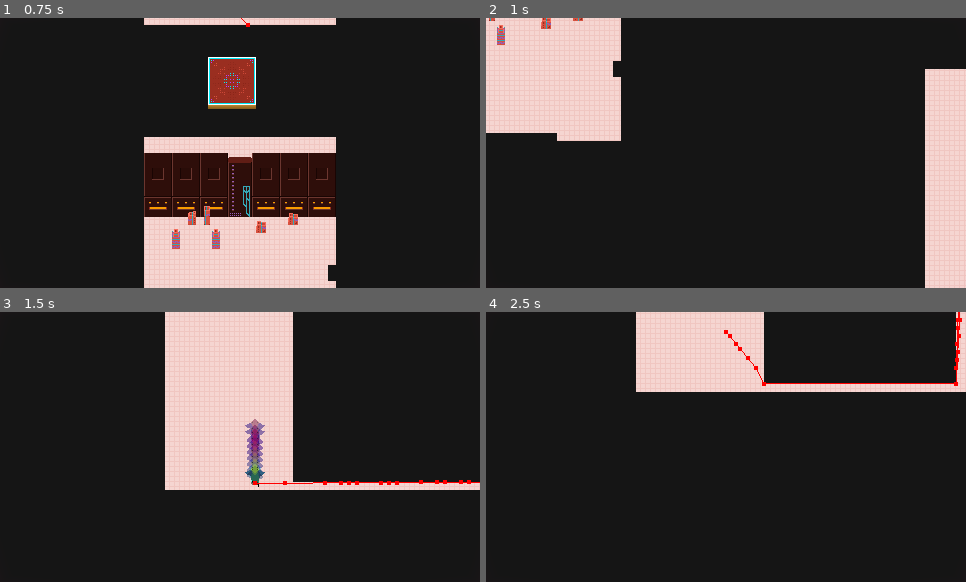
Above: before the commit, frames 1-4 (two rows, left to right).
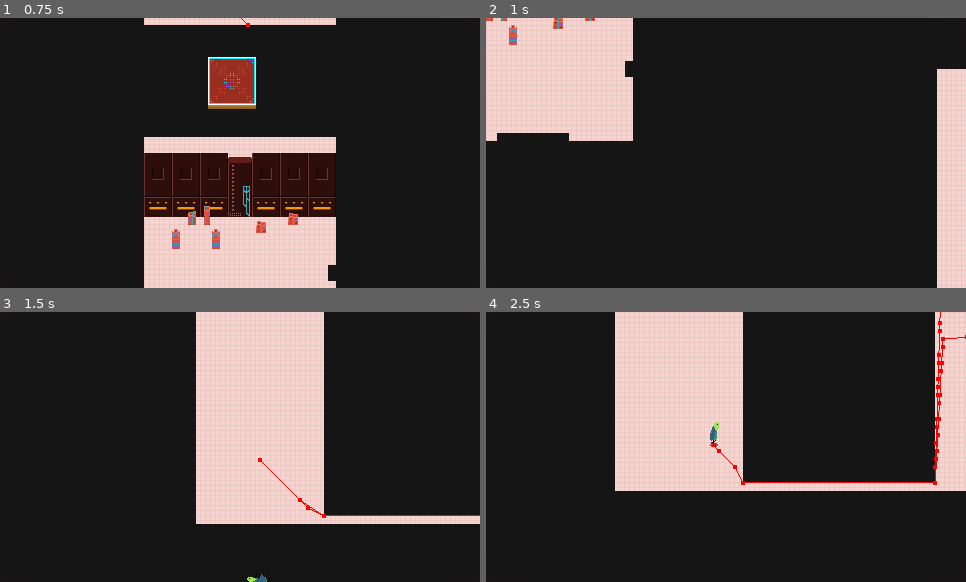
Above: after the commit, the same moments.

Repository: ehj37/Lizard-Mini
Game: Godot game, scene res://scenes/levels/level2.tscn
Same seed, same stepped clock (60 frames per second), same inputs: the game is played once before the commit and once after it. Sound files missing from this copy of the repository are replaced by a short silence.
Inputs (mouse positions are in pixels of both pictures, inside the frame that each line leads up to):
- Up to frame 1 (0.75 s): move the mouse to (345, 139) at 0.52 s; press the mouse at (345, 139) at 0.53 s; hold Right (move_right) from 0.53 s (still down)
- Up to frame 2 (1 s): keep holding Right (move_right)
- Up to frame 3 (1.5 s): move the mouse to (144, 460) at 1.27 s; release Right (move_right) at 1.28 s; release the mouse at (144, 460) at 1.28 s; hold Down (move_down) from 1.28 s (still down); tap Space (dash) at 1.35 s
- Up to frame 4 (2.5 s): move the mouse to (774, 387) at 2.02 s; release Down (move_down) at 2.03 s; hold Right (move_right) from 2.03 s (still down); hold E (interact) from 2.03 s (still down)

Frame 1 is identical in both runs. In frame 2, 3.8% of the frame differs, in the area x 0-94%, y 0-100%; in frame 3, 15%; in frame 4, 19%, in the area x 26-100%, y 0-67%.

Commit message:
Snap Corvid animations to 60 FPS

Diff:
--- a/scenes/enemies/corvid/corvid.tscn
+++ b/scenes/enemies/corvid/corvid.tscn
@@ -80,36 +80,38 @@
 }
 
 [sub_resource type="Animation" id="Animation_s24oj"]
-length = 0.6
-tracks/0/type = "value"
-tracks/0/imported = false
-tracks/0/enabled = true
-tracks/0/path = NodePath("Sprite2D:frame")
-tracks/0/interp = 1
-tracks/0/loop_wrap = false
-tracks/0/keys = {
-"times": PackedFloat32Array(0, 0.075, 0.2, 0.3, 0.4),
-"transitions": PackedFloat32Array(1, 1, 1, 1, 1),
-"update": 1,
-"values": [5, 6, 7, 8, 9]
-}
-tracks/1/type = "method"
-tracks/1/imported = false
-tracks/1/enabled = true
-tracks/1/path = NodePath("CorvidStateMachine/Alerted")
-tracks/1/interp = 1
-tracks/1/loop_wrap = true
-tracks/1/keys = {
-"times": PackedFloat32Array(0.3),
+length = 0.6166667
+step = 0.016666668
+tracks/0/type = "method"
+tracks/0/imported = false
+tracks/0/enabled = true
+tracks/0/path = NodePath("CorvidStateMachine/Alerted")
+tracks/0/interp = 1
+tracks/0/loop_wrap = true
+tracks/0/keys = {
+"times": PackedFloat32Array(0.31666666),
 "transitions": PackedFloat32Array(1),
 "values": [{
 "args": [],
 "method": &"_set_alerted"
 }]
 }
+tracks/1/type = "value"
+tracks/1/imported = false
+tracks/1/enabled = true
+tracks/1/path = NodePath("Sprite2D:frame")
+tracks/1/interp = 1
+tracks/1/loop_wrap = false
+tracks/1/keys = {
+"times": PackedFloat32Array(0, 0.083333336, 0.21666667, 0.31666666, 0.41666666),
+"transitions": PackedFloat32Array(1, 1, 1, 1, 1),
+"update": 1,
+"values": [5, 6, 7, 8, 9]
+}
 
 [sub_resource type="Animation" id="Animation_u04mt"]
-length = 0.35
+length = 0.31666666
+step = 0.016666668
 tracks/0/type = "value"
 tracks/0/imported = false
 tracks/0/enabled = true
@@ -117,7 +119,7 @@
 tracks/0/interp = 1
 tracks/0/loop_wrap = true
 tracks/0/keys = {
-"times": PackedFloat32Array(0, 0.15),
+"times": PackedFloat32Array(0, 0.13333334),
 "transitions": PackedFloat32Array(1, 1),
 "update": 1,
 "values": [false, true]
@@ -129,7 +131,7 @@
 tracks/1/interp = 1
 tracks/1/loop_wrap = false
 tracks/1/keys = {
-"times": PackedFloat32Array(0, 0.075, 0.15, 0.2, 0.275),
+"times": PackedFloat32Array(0, 0.06666667, 0.13333334, 0.18333334, 0.25),
 "transitions": PackedFloat32Array(1, 1, 1, 1, 1),
 "update": 1,
 "values": [18, 19, 20, 21, 22]
@@ -152,7 +154,7 @@
 
 [sub_resource type="Animation" id="Animation_cc55l"]
 resource_name = "fall"
-length = 0.751
+length = 0.80104166
 tracks/0/type = "value"
 tracks/0/imported = false
 tracks/0/enabled = true
@@ -160,7 +162,7 @@
 tracks/0/interp = 1
 tracks/0/loop_wrap = true
 tracks/0/keys = {
-"times": PackedFloat32Array(0, 0.75),
+"times": PackedFloat32Array(0, 0.8),
 "transitions": PackedFloat32Array(2, 1),
 "update": 0,
 "values": [Vector2(0, -16), Vector2(0, 236)]
@@ -184,14 +186,14 @@
 tracks/2/interp = 1
 tracks/2/loop_wrap = false
 tracks/2/keys = {
-"times": PackedFloat32Array(0, 0.25, 0.5, 0.75),
+"times": PackedFloat32Array(0, 0.26666668, 0.53333336, 0.8),
 "transitions": PackedFloat32Array(1, 1, 1, 1),
 "update": 1,
 "values": [23, 24, 25, 26]
 }
 
 [sub_resource type="Animation" id="Animation_1fnqe"]
-length = 0.625
+length = 0.5833333
 loop_mode = 1
 tracks/0/type = "value"
 tracks/0/imported = false
@@ -200,7 +202,7 @@
 tracks/0/interp = 1
 tracks/0/loop_wrap = false
 tracks/0/keys = {
-"times": PackedFloat32Array(0, 0.175, 0.275, 0.425, 0.525),
+"times": PackedFloat32Array(0, 0.18333334, 0.28333333, 0.38333333, 0.48333332),
 "transitions": PackedFloat32Array(1, 1, 1, 1, 1),
 "update": 1,
 "values": [0, 1, 2, 3, 4]
@@ -222,7 +224,7 @@
 }
 
 [sub_resource type="Animation" id="Animation_sfiqa"]
-length = 0.45
+length = 0.5
 tracks/0/type = "value"
 tracks/0/imported = false
 tracks/0/enabled = true
@@ -230,7 +232,7 @@
 tracks/0/interp = 1
 tracks/0/loop_wrap = false
 tracks/0/keys = {
-"times": PackedFloat32Array(0, 0.075, 0.15, 0.225, 0.3, 0.375),
+"times": PackedFloat32Array(0, 0.083333336, 0.16666667, 0.25, 0.33333334, 0.41666666),
 "transitions": PackedFloat32Array(1, 1, 1, 1, 1, 1),
 "update": 1,
 "values": [10, 11, 12, 13, 14, 15]
@@ -417,19 +419,20 @@
 [node name="Sprite2D" type="Sprite2D" parent="." unique_id=1947576641]
 texture_filter = 1
 material = SubResource("ShaderMaterial_sfiqa")
-texture = SubResource("PortableCompressedTexture2D_146f2")
+texture = SubResource("PortableCompressedTexture2D_vta46")
 offset = Vector2(0, -16)
 hframes = 6
 vframes = 6
-frame = 8
+frame = 10
 metadata/_aseprite_wizard_interface_config_ = {
+"animation_section": true,
 "output_section": true,
 "pending_changes": {}
 }
 metadata/_aseprite_wizard_config_ = {
 "convert_fps_field": 60.0,
 "convert_ms_field": 16.0,
-"convert_to_fps": false,
+"convert_to_fps": true,
 "embed_tex": true,
 "i_mode": 0,
 "keep_anim_length": false,
@@ -444,7 +447,7 @@
 "source": "res://scenes/enemies/corvid/corvid.aseprite",
 "source_uid": 3217076038792368738
 }
-metadata/_aseprite_wizard_source_file_hash_ = "0efcc6cec1df978f7ccc8f75bfa5c93c"
+metadata/_aseprite_wizard_source_file_hash_ = "f7d7db87f5fc369f2cd6d3bb0ddd48fb"
 
 [node name="SpriteShadow" type="Sprite2D" parent="." unique_id=655501149]
 z_index = -3
--- a/scenes/levels/level1.tscn
+++ b/scenes/levels/level1.tscn
@@ -69,7 +69,7 @@
 [node name="Test2" parent="Background" unique_id=944110735 instance=ExtResource("2_6gwlt")]
 
 [node name="Player" parent="." unique_id=1646083049 instance=ExtResource("1_x6ivy")]
-position = Vector2(616, -240)
+position = Vector2(-880, 112)
 
 [node name="PlayerCamera" parent="." unique_id=854111214 node_paths=PackedStringArray("player") instance=ExtResource("2_4tcl0")]
 player = NodePath("../Player")
Binary file changed: scenes/enemies/corvid/corvid.aseprite
Not shown: 1 places in scenes/enemies/corvid/corvid.tscn that only renumber resources
